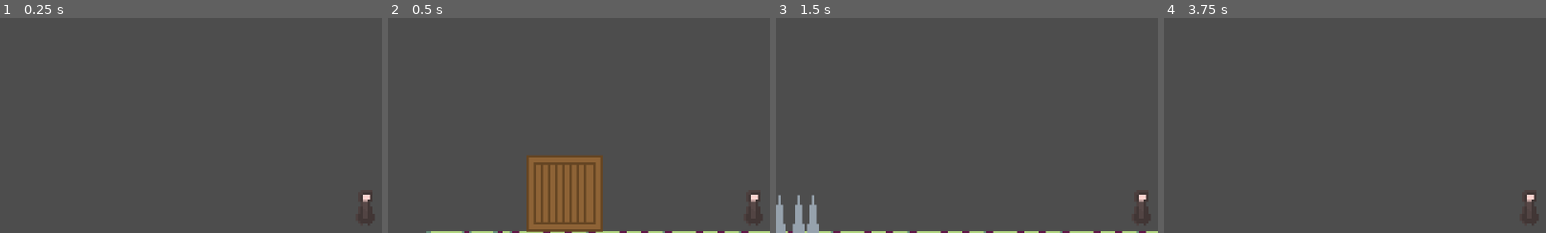
Above: before the commit, frames 1-4 (left to right).
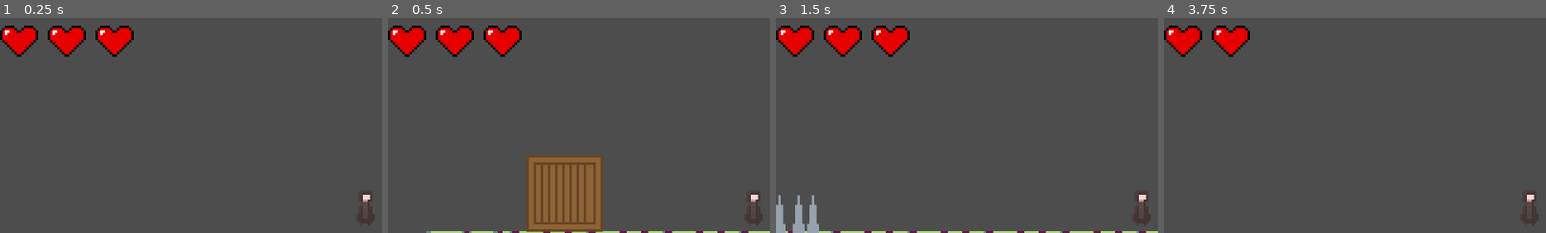
Above: after the commit, the same moments.

Repository: HalfdanIsaksen/coding-pirates-2d-platform
Game: Godot game, scene res://level.tscn
Same seed, same stepped clock (60 frames per second), same inputs: the game is played once before the commit and once after it.
Inputs:
- Up to frame 1 (0.25 s): no input
- Up to frame 2 (0.5 s): no input
- Up to frame 3 (1.5 s): hold D (Right) from 0.53 s (still down); tap W (Up) at 0.77 s
- Up to frame 4 (3.75 s): tap W (Up) at 1.52, 3.02 s; release D (Right) at 2.03 s; hold A (Left) 2.03-2.78 s; tap Enter at 2.75 s; hold D (Right) from 2.78 s (still down); tap Space at 3.5 s
The pictures show only the part of the screen within x 0-50%, y 6-56%; the shares and areas given below are measured in that part.

The runs differ from the first frame. In frame 1, 3.0% of the frame differs, in the area x 0-35%, y 3-19%; in frame 2, 3.0%; in frame 3, 3.0%; in frame 4, 2.0%.

Commit message:
23 april

Diff:
--- a/codingpirates/health.gd
+++ b/codingpirates/health.gd
@@ -7,7 +7,8 @@
 ]
 # Called when the node enters the scene tree for the first time.
 func _ready() -> void:
-	pass # Replace with function body.
+	Gamemanager.health_changed.connect(update_hearts)
+	update_hearts(Gamemanager.health)
 
 func update_hearts(current_health: int) -> void:
 	for i in range(hearts.size()):
--- a/codingpirates/health.tscn
+++ b/codingpirates/health.tscn
@@ -1,6 +1,7 @@
 [gd_scene format=3 uid="uid://d3t8wkf4mcw6g"]
 
 [ext_resource type="Script" uid="uid://c3j2hwpue52xg" path="res://health.gd" id="1_ledv5"]
+[ext_resource type="Texture2D" uid="uid://te0kp6qjay7f" path="res://Sprite_heart.png" id="2_bydfv"]
 
 [node name="Health" type="CanvasLayer" unique_id=880143526]
 script = ExtResource("1_ledv5")
@@ -11,9 +12,15 @@
 
 [node name="heart" type="TextureRect" parent="bar" unique_id=871231081]
 layout_mode = 2
+texture = ExtResource("2_bydfv")
+stretch_mode = 3
 
 [node name="heart2" type="TextureRect" parent="bar" unique_id=83720085]
 layout_mode = 2
+texture = ExtResource("2_bydfv")
+stretch_mode = 3
 
 [node name="heart3" type="TextureRect" parent="bar" unique_id=1368938487]
 layout_mode = 2
+texture = ExtResource("2_bydfv")
+stretch_mode = 3
--- a/codingpirates/level.tscn
+++ b/codingpirates/level.tscn
@@ -4,6 +4,7 @@
 [ext_resource type="PackedScene" uid="uid://cbctl6i5s7pvg" path="res://spiller.tscn" id="2_vonw3"]
 [ext_resource type="PackedScene" uid="uid://dpjtadx4j8bs3" path="res://crate.tscn" id="3_oi3di"]
 [ext_resource type="PackedScene" uid="uid://bieto3ilykt5i" path="res://spikes.tscn" id="4_0b4ue"]
+[ext_resource type="PackedScene" uid="uid://d3t8wkf4mcw6g" path="res://health.tscn" id="5_f2txt"]
 
 [sub_resource type="TileSetAtlasSource" id="TileSetAtlasSource_vonw3"]
 texture = ExtResource("1_u52ul")
@@ -193,3 +194,5 @@
 
 [node name="staticbody2d3" parent="." unique_id=328821996 instance=ExtResource("4_0b4ue")]
 position = Vector2(371, 336)
+
+[node name="Health" parent="." unique_id=880143526 instance=ExtResource("5_f2txt")]
Binary file added: codingpirates/Pixel Heart Sprite Sheet 32x32.png
Not shown, added: codingpirates/Pixel Heart Sprite Sheet 32x32.png.import
Binary file added: codingpirates/Sprite_heart.png
Not shown, added: codingpirates/Sprite_heart.png.import
